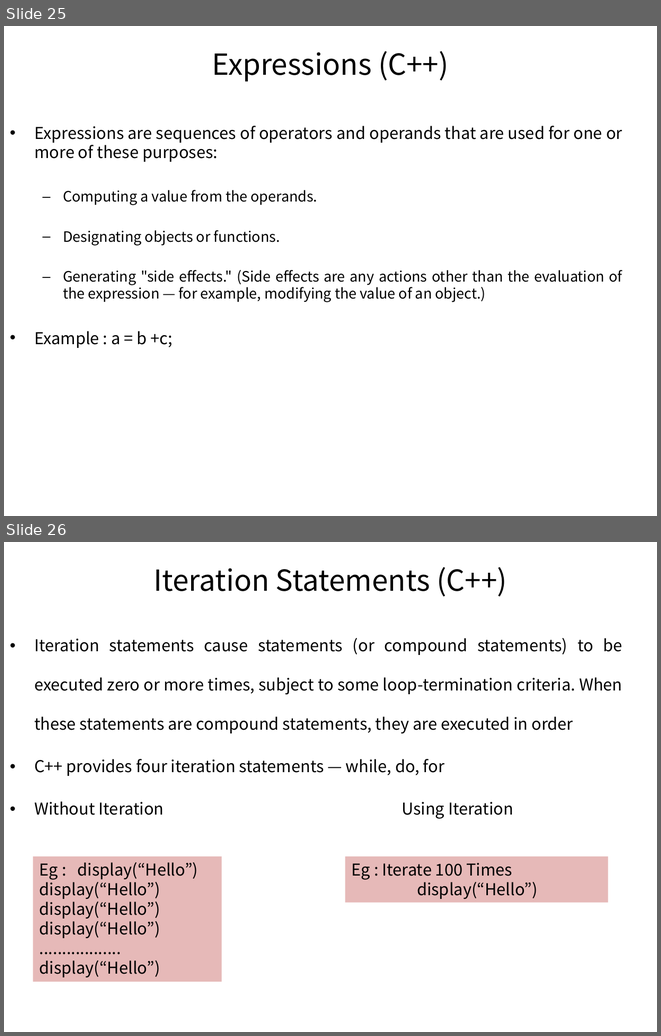
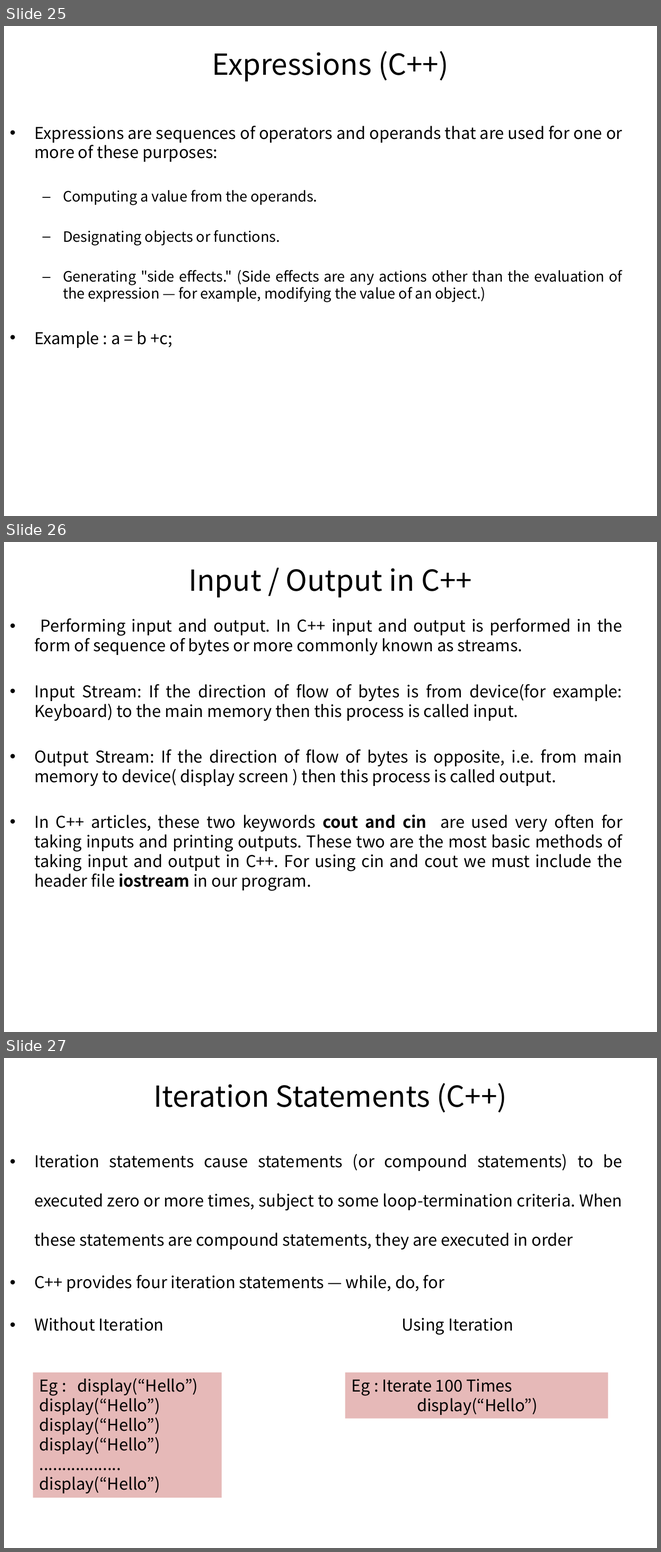
Before and after one commit to pankajfri/Training-Materials, a slide deck: Objected Oriented Programming Concepts Using C++ & Data Structures/Session-1.pptx. Shown one above the other, each under a label of ours: slides 25 and 26 before the commit, slides 25, 26 and 27 after it. The pictures are 661x1036 and 661x1552 pixels, drawn with LibreOffice and Linux fonts; fonts in the diff are those of the drawing. Boxes give left, top, right and bottom in pixels: in the first picture for what was removed or moved away, otherwise in the second. Text is boxed around its words. In the diff, an @@ line names an element or a change of style, - is before the commit and + after.

```diff
--- a/Objected Oriented Programming Concepts Using C++ & Data Structures/Session-1.pptx
+++ b/Objected Oriented Programming Concepts Using C++ & Data Structures/Session-1.pptx
@@ slide 26 added at [4,542,657,1032], background #FFFFFF @@
@@ title added at [189,568,472,598], 32 pt, text #000000 @@
+Input / Output in C++
@@ text added at [34,618,623,891], 18 pt, text #000000 @@
+• Performing input and output. In C++ input and output is performed in the form of sequence of bytes or more commonly known as streams.
+• Input Stream: If the direction of flow of bytes is from device(for example: Keyboard) to the main memory then this process is called input.
+• Output Stream: If the direction of flow of bytes is opposite, i.e. from main memory to device( display screen ) then this process is called output.
+• In C++ articles, these two keywords cout and cin are used very often for taking inputs and printing outputs. These two are the most basic methods of taking input and output in C++. For using cin and cout we must include the header file iostream in our program.
@@ what was slide 26 is now slide 27 @@
```
Also in this commit, not shown: 1 other slide added, 8 other files.
